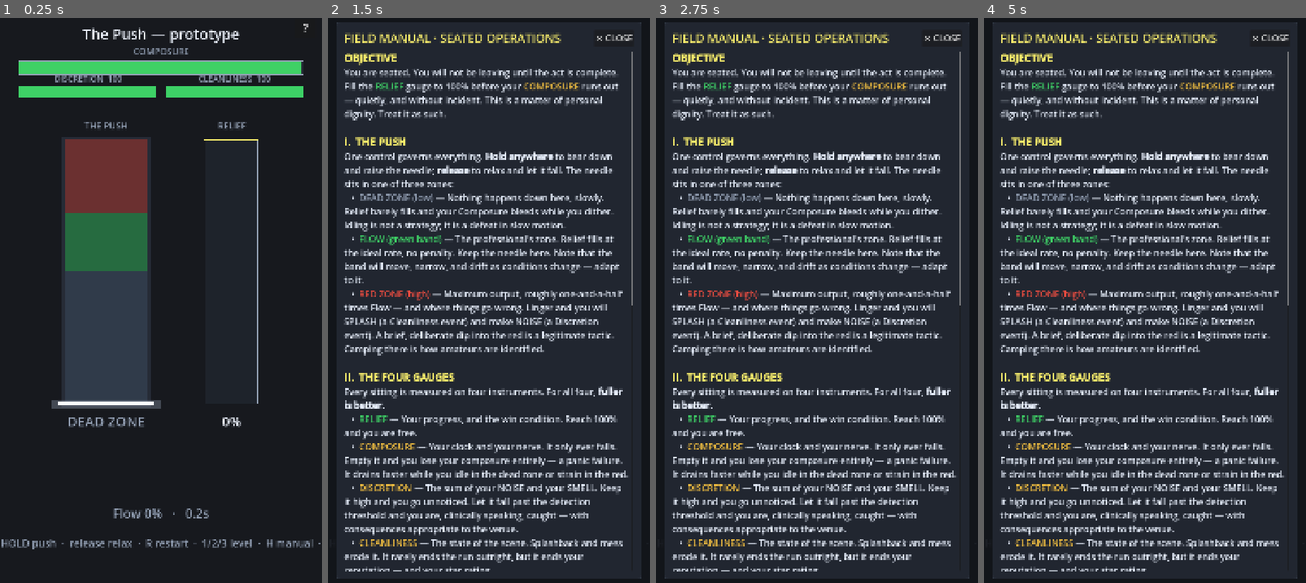
Above: before the commit, frames 1-4 (left to right).
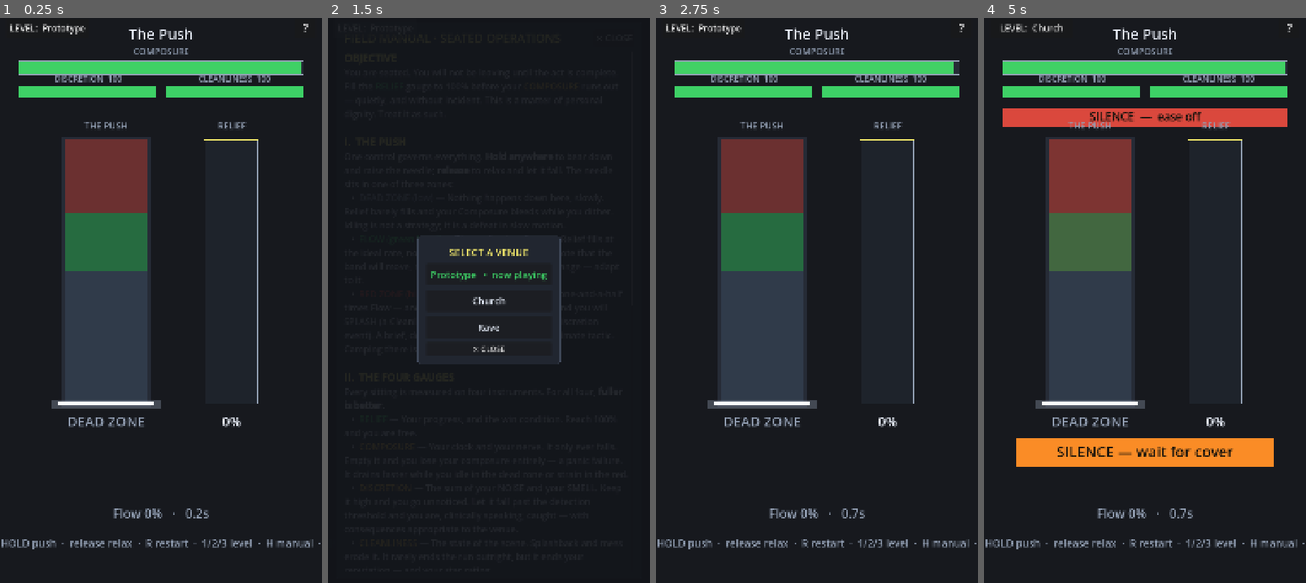
Above: after the commit, the same moments.

Repository: CodeMasterMike/poo-sim
Game: Godot game, scene res://scenes/sit/push_prototype.tscn
Same seed, same stepped clock (60 frames per second), same inputs: the game is played once before the commit and once after it.
Inputs (mouse positions are in pixels of both pictures, inside the frame that each line leads up to):
- Up to frame 1 (0.25 s): no input
- Up to frame 2 (1.5 s): click "?" at 0.5 s; click "?" (after the commit: "LEVEL: Prototype") at 1.25 s
- Up to frame 3 (2.75 s): click (817, 272) at 2 s, where only the run after the commit has a clickable "Prototype • now playing"
- Up to frame 4 (5 s): click "?" at 2.75 s; click "?" (after the commit: "LEVEL: Prototype") at 3.5 s; click (1145, 300) at 4.25 s, where only the run after the commit has a clickable "Church"

The runs differ from the first frame. In frame 1, 0.7% of the frame differs, in the area x 3-75%, y 1-5%; in frame 2, 22%; in frame 3, 33%; in frame 4, 39%, in the area x 0-100%, y 0-100%.

Commit message:
Add a tappable level picker
A touch + mouse level menu, mirroring the manual overlay pattern: a persistent 'LEVEL: <name>' button opens a panel listing the venues, current one highlighted; tapping switches and restarts. Self-contained LevelPicker (holds no sim state) that's data-driven off the roster it's handed, so new LevelKinds appear with no change to it. The 1/2/3 keys stay as accelerators and now keep the picker in sync; an open picker pauses the sim and swallows gameplay input, same as the manual. Title simplified to 'The Push' since the button carries the venue name.

Co-Authored-By: Claude Opus 4.8 <noreply@anthropic.com>

Diff:
--- a/scripts/systems/push_prototype.gd
+++ b/scripts/systems/push_prototype.gd
@@ -86,14 +86,19 @@
 var _knock_flash: float = 0.0
 var _knock_flash_good: bool = false
 
-# --- The rules manual (pure view; pauses the sim while open) ---
+# --- Overlays (pure view; the sim pauses while either is open) ---
 var _manual: ManualOverlay
+var _picker: LevelPicker
 
 
 func _ready() -> void:
 	_reset()
 	_manual = ManualOverlay.new()
 	add_child(_manual)
+	_picker = LevelPicker.new()
+	add_child(_picker)
+	_picker.setup(_level_names(), _current_level_index())
+	_picker.level_chosen.connect(_on_level_chosen)
 	if auto_play:
 		_set_auto_play(true)
 
@@ -144,16 +149,20 @@
 
 
 func _input(event: InputEvent) -> void:
-	# The manual owns input while it's up: H/Esc close it, everything else is
-	# swallowed so reading the rules can't accidentally push, tap, or retry.
+	# An open overlay (manual or level picker) owns input: H/Esc close it, everything
+	# else is swallowed so a menu tap can't leak into a push, tap, or retry.
 	if event is InputEventKey and event.pressed and not event.echo:
 		if event.keycode == KEY_H:
 			_manual.toggle()
 			return
-		if event.keycode == KEY_ESCAPE and _manual.is_open():
-			_manual.close()
-			return
-	if _manual.is_open():
+		if event.keycode == KEY_ESCAPE:
+			if _manual.is_open():
+				_manual.close()
+				return
+			if _picker.is_open():
+				_picker.close()
+				return
+	if _manual.is_open() or _picker.is_open():
 		return
 
 	if event is InputEventMouseButton and event.button_index == MOUSE_BUTTON_LEFT:
@@ -183,14 +192,11 @@
 		elif event.keycode == KEY_B and event.pressed:
 			_set_auto_play(not auto_play)
 		elif event.keycode == KEY_1 and event.pressed:
-			level_kind = LevelKind.GREYBOX
-			_reset()
+			_switch_level(LevelKind.GREYBOX)
 		elif event.keycode == KEY_2 and event.pressed:
-			level_kind = LevelKind.CHURCH
-			_reset()
+			_switch_level(LevelKind.CHURCH)
 		elif event.keycode == KEY_3 and event.pressed:
-			level_kind = LevelKind.RAVE
-			_reset()
+			_switch_level(LevelKind.RAVE)
 
 	# When the run is over, any fresh press retries.
 	if _state != null and _state.phase != SimState.Phase.PLAYING:
@@ -202,9 +208,9 @@
 
 func _process(delta: float) -> void:
 	_t += delta
-	# Reading the manual pauses the sitting — no clock drain, no hazards advancing.
+	# An open overlay pauses the sitting — no clock drain, no hazards advancing.
 	# (_accum only grows inside _advance_sim, so time can't pile up while paused.)
-	if _manual != null and _manual.is_open():
+	if (_manual != null and _manual.is_open()) or (_picker != null and _picker.is_open()):
 		return
 	_advance_sim(delta)
 
@@ -330,7 +336,8 @@
 	# Background (oversized so shake never reveals an edge).
 	draw_rect(Rect2(-40, -40, w + 80, h + 80), BG)
 
-	_text(font, "The Push — %s" % _level_name(), 0, int(h * 0.045), w, int(h * 0.026), TEXT)
+	# The venue name lives in the LEVEL button (top-left); keep the title clean.
+	_text(font, "The Push", 0, int(h * 0.045), w, int(h * 0.026), TEXT)
 
 	_draw_meters_top(font, w, h)
 	_draw_quiet_status(font, w, h)
@@ -399,14 +406,41 @@
 	return get_viewport_rect().size.y * 0.006
 
 
-func _level_name() -> String:
-	match level_kind:
+func _level_display_name(kind: int) -> String:
+	match kind:
 		LevelKind.CHURCH:
 			return "Church"
 		LevelKind.RAVE:
 			return "Rave"
 		_:
-			return "prototype"
+			return "Prototype"
+
+
+## The venue roster, in enum order — what the picker renders. Data-driven off
+## LevelKind, so a new level appears in the picker with no change here.
+func _level_names() -> PackedStringArray:
+	var names := PackedStringArray()
+	for kind in LevelKind.values():
+		names.append(_level_display_name(kind))
+	return names
+
+
+func _current_level_index() -> int:
+	return LevelKind.values().find(level_kind)
+
+
+## Switch venue and restart, keeping the picker button/highlight in sync. The one
+## path used by both the 1/2/3 keys and a picker tap.
+func _switch_level(kind: int) -> void:
+	level_kind = kind
+	_reset()
+	if _picker != null:
+		_picker.set_current(_current_level_index())
+
+
+func _on_level_chosen(index: int) -> void:
+	_manual.close()
+	_switch_level(LevelKind.values()[index])
 
 
 func _is_quiet_room() -> bool:
--- /dev/null
+++ b/scripts/ui/level_picker.gd
@@ -0,0 +1,182 @@
+class_name LevelPicker
+extends Control
+## A tappable level picker for the prototype: a persistent "LEVEL: <name>" button
+## that opens a menu of venues. Touch + mouse; the 1/2/3 keys stay as accelerators.
+##
+## Self-contained like ManualOverlay (builds its own node tree, no .tscn), and
+## data-driven — it renders whatever names setup() is handed, in order, so new
+## LevelKinds show up automatically with no change here.
+##
+## Pure view: holds no sim state and knows nothing about LevelKind. It emits the
+## chosen index; the host maps that back to a level and resets. The host is
+## responsible for pausing the sim while is_open().
+
+signal level_chosen(index: int)
+
+const C_DIM := Color(0.07, 0.08, 0.10, 0.92)
+const C_PANEL := Color(0.13, 0.15, 0.19)
+const C_BORDER := Color(0.30, 0.34, 0.42)
+const C_TITLE := Color(0.96, 0.92, 0.42)
+const C_TEXT := Color(0.90, 0.93, 0.98)
+const C_ACTIVE := Color(0.24, 0.82, 0.40)
+
+var _names: PackedStringArray = []
+var _current: int = 0
+var _open_btn: Button
+var _overlay: Control
+var _list: VBoxContainer
+var _level_buttons: Array[Button] = []
+
+
+func _ready() -> void:
+	set_anchors_and_offsets_preset(Control.PRESET_FULL_RECT)
+	mouse_filter = Control.MOUSE_FILTER_IGNORE  # never block gameplay while closed
+	_build_open_button()
+	_build_overlay()
+
+
+## Hand it the roster (display names, in index order) and the current selection.
+func setup(names: PackedStringArray, current: int) -> void:
+	_names = names
+	_current = current
+	_rebuild_list()
+	_update_open_button()
+
+
+## Reflect a selection the host made by another route (a 1/2/3 keypress).
+func set_current(index: int) -> void:
+	_current = index
+	_update_open_button()
+	_refresh_highlight()
+
+
+func is_open() -> bool:
+	return _overlay.visible
+
+
+func open() -> void:
+	_overlay.visible = true
+
+
+func close() -> void:
+	_overlay.visible = false
+
+
+func toggle() -> void:
+	_overlay.visible = not _overlay.visible
+
+
+# ---------------------------------------------------------------- construction
+
+func _build_open_button() -> void:
+	_open_btn = Button.new()
+	_open_btn.text = "LEVEL"
+	_open_btn.focus_mode = Control.FOCUS_NONE  # must never steal Space from The Push
+	_open_btn.add_theme_font_size_override("font_size", 30)
+	_open_btn.custom_minimum_size = Vector2(0, 64)
+	_open_btn.set_anchors_and_offsets_preset(Control.PRESET_TOP_LEFT)
+	_open_btn.offset_left = 20
+	_open_btn.offset_top = 16
+	_open_btn.offset_right = 300
+	_open_btn.offset_bottom = 80
+	_open_btn.pressed.connect(toggle)
+	add_child(_open_btn)
+
+
+func _build_overlay() -> void:
+	_overlay = Control.new()
+	_overlay.set_anchors_and_offsets_preset(Control.PRESET_FULL_RECT)
+	_overlay.mouse_filter = Control.MOUSE_FILTER_STOP
+	_overlay.visible = false
+	add_child(_overlay)
+
+	var dim := ColorRect.new()
+	dim.color = C_DIM
+	dim.set_anchors_and_offsets_preset(Control.PRESET_FULL_RECT)
+	dim.mouse_filter = Control.MOUSE_FILTER_STOP
+	_overlay.add_child(dim)
+
+	var center := CenterContainer.new()
+	center.set_anchors_and_offsets_preset(Control.PRESET_FULL_RECT)
+	_overlay.add_child(center)
+
+	var panel := PanelContainer.new()
+	panel.add_theme_stylebox_override("panel", _panel_style())
+	panel.custom_minimum_size = Vector2(480, 0)
+	center.add_child(panel)
+
+	var pad := MarginContainer.new()
+	for side in ["margin_left", "margin_right", "margin_top", "margin_bottom"]:
+		pad.add_theme_constant_override(side, 28)
+	panel.add_child(pad)
+
+	_list = VBoxContainer.new()
+	_list.add_theme_constant_override("separation", 14)
+	pad.add_child(_list)
+
+
+## Rebuild the menu from the current roster. Safe to call again if the roster grows.
+func _rebuild_list() -> void:
+	for c in _list.get_children():
+		c.queue_free()
+	_level_buttons.clear()
+
+	var title := Label.new()
+	title.text = "SELECT A VENUE"
+	title.add_theme_font_size_override("font_size", 34)
+	title.add_theme_color_override("font_color", C_TITLE)
+	title.horizontal_alignment = HORIZONTAL_ALIGNMENT_CENTER
+	_list.add_child(title)
+
+	for i in _names.size():
+		var btn := Button.new()
+		btn.text = _names[i]
+		btn.focus_mode = Control.FOCUS_NONE
+		btn.add_theme_font_size_override("font_size", 32)
+		btn.custom_minimum_size = Vector2(420, 74)
+		btn.pressed.connect(_choose.bind(i))
+		_list.add_child(btn)
+		_level_buttons.append(btn)
+
+	var close_btn := Button.new()
+	close_btn.text = "✕ CLOSE"
+	close_btn.focus_mode = Control.FOCUS_NONE
+	close_btn.add_theme_font_size_override("font_size", 26)
+	close_btn.pressed.connect(close)
+	_list.add_child(close_btn)
+
+	_refresh_highlight()
+
+
+func _choose(index: int) -> void:
+	close()
+	level_chosen.emit(index)
+
+
+## Mark the current venue on its button; the others read plain. Tapping the current
+## one still restarts that level, which is a fine "retry" affordance.
+func _refresh_highlight() -> void:
+	for i in _level_buttons.size():
+		var btn := _level_buttons[i]
+		if i == _current:
+			btn.text = "%s   •  now playing" % _names[i]
+			btn.add_theme_color_override("font_color", C_ACTIVE)
+		else:
+			btn.text = _names[i]
+			btn.add_theme_color_override("font_color", C_TEXT)
+
+
+func _update_open_button() -> void:
+	if _open_btn == null:
+		return
+	var lvl_name := _names[_current] if _current >= 0 and _current < _names.size() else "?"
+	_open_btn.text = "LEVEL:  %s" % lvl_name
+
+
+func _panel_style() -> StyleBoxFlat:
+	var sb := StyleBoxFlat.new()
+	sb.bg_color = C_PANEL
+	sb.border_color = C_BORDER
+	sb.set_border_width_all(2)
+	sb.set_corner_radius_all(10)
+	return sb
Not shown, added: scripts/ui/level_picker.gd.uid
